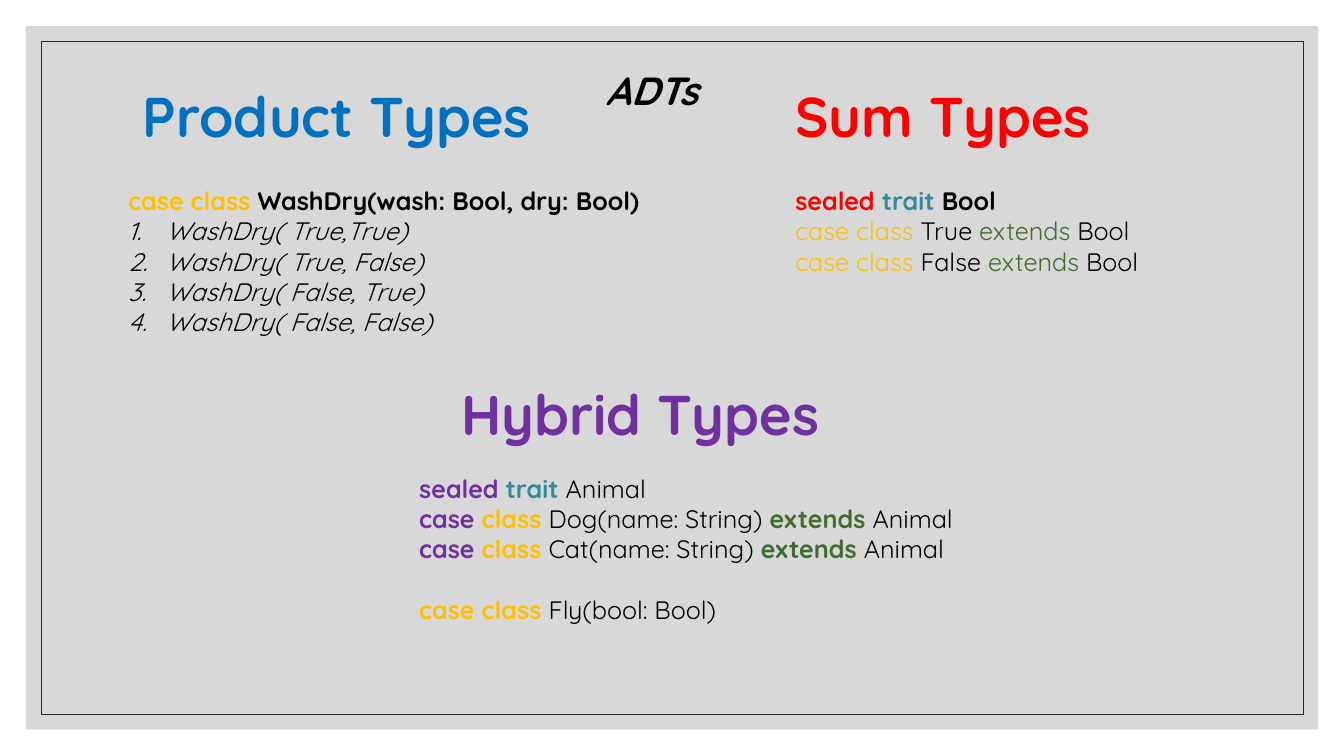
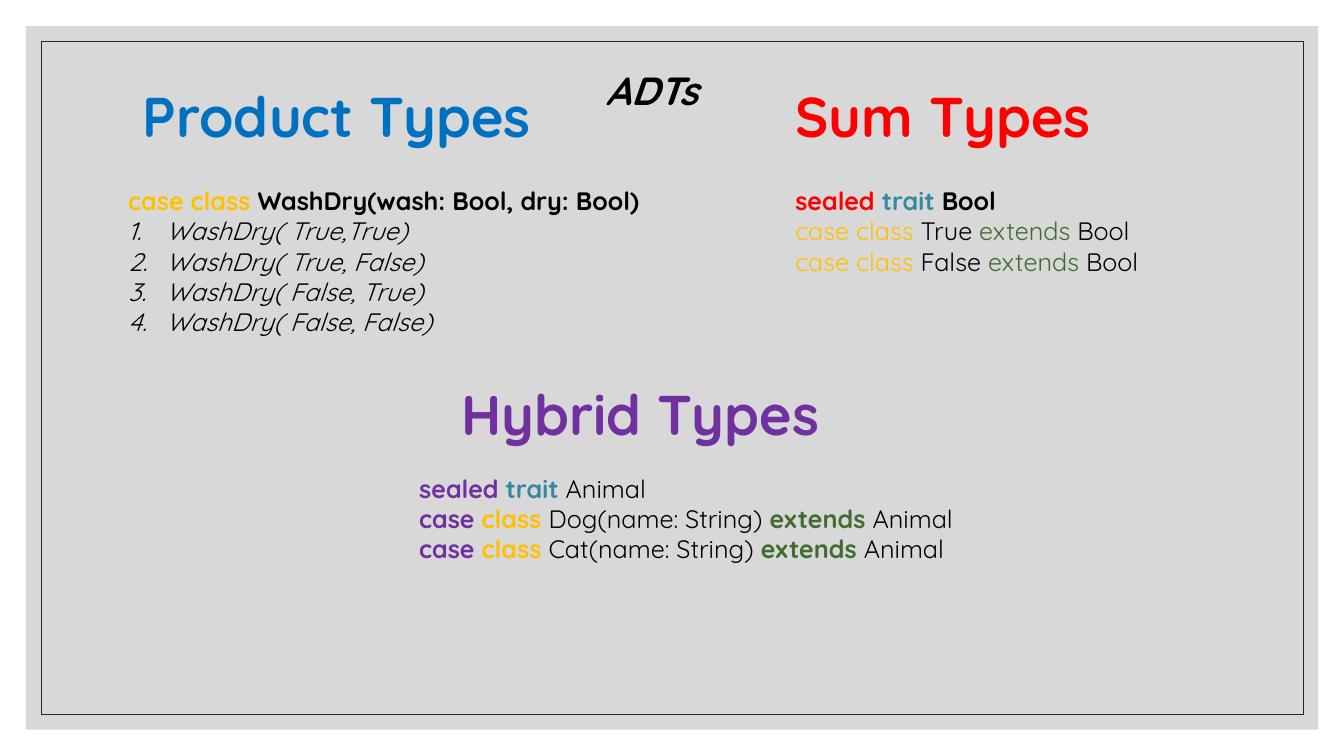
Before and after one commit to andrewrigas/TowerBlocks, a slide deck: slide 5 of Scala Sessions/Scala Session 4/Scala Session 4.pptx. Drawn at 1344x756 pixels with LibreOffice and Linux fonts; fonts in the diff are those of the drawing. Boxes give left, top, right and bottom in pixels: in the first picture for what was removed or moved away, otherwise in the second. Text is boxed around its words. In the diff, an @@ line names an element or a change of style, - is before the commit and + after.

```diff
--- a/Scala Sessions/Scala Session 4/Scala Session 4.pptx
+++ b/Scala Sessions/Scala Session 4/Scala Session 4.pptx
@@ text at bbox=[419, 600, 716, 624]: paragraph removed @@
-case class Fly(bool: Bool)
```
Also in this commit, not shown: 1 other slide changed, 2 slides added, 4 other files.
